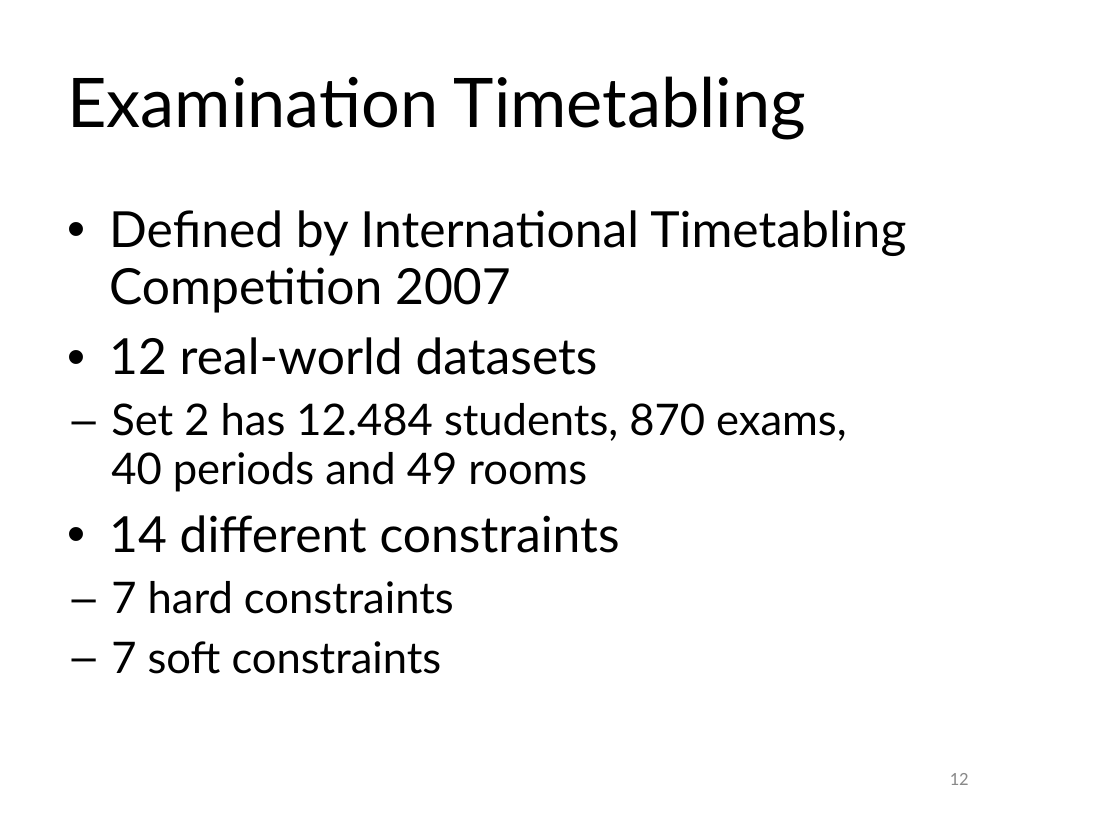
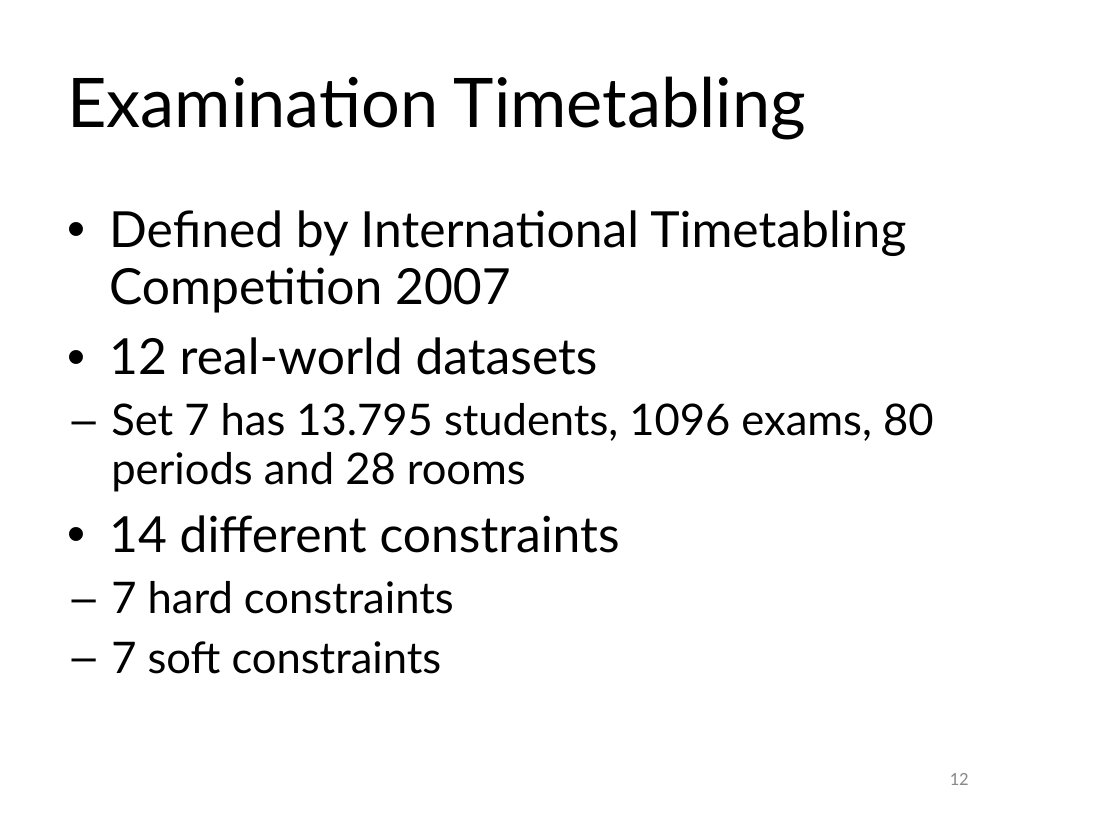
Before and after one commit to apache/incubator-kie-optaplanner, a slide deck: slide 12 of drools-solver/src/presentations/Devoxx_2009_Examination_timetabling_with_Drools_Solver.odp. Drawn at 1120x840 pixels with LibreOffice and Linux fonts; fonts in the diff are those of the drawing; background and template pictures are left out. Boxes give left, top, right and bottom in pixels: in the first picture for what was removed or moved away, otherwise in the second. Text is boxed around its words. In the diff, an @@ line names an element or a change of style, - is before the commit and + after.

```diff
--- a/drools-solver/src/presentations/Devoxx_2009_Examination_timetabling_with_Drools_Solver.odp
+++ b/drools-solver/src/presentations/Devoxx_2009_Examination_timetabling_with_Drools_Solver.odp
@@ text at box(111, 403, 933, 492): text changed @@
-  – Set 2 has 12.484 students, 870 exams, 40 periods and 49 rooms
+  – Set 7 has 13.795 students, 1096 exams, 80 periods and 28 rooms
```
Also in this commit, not shown: 5 other slides changed.
